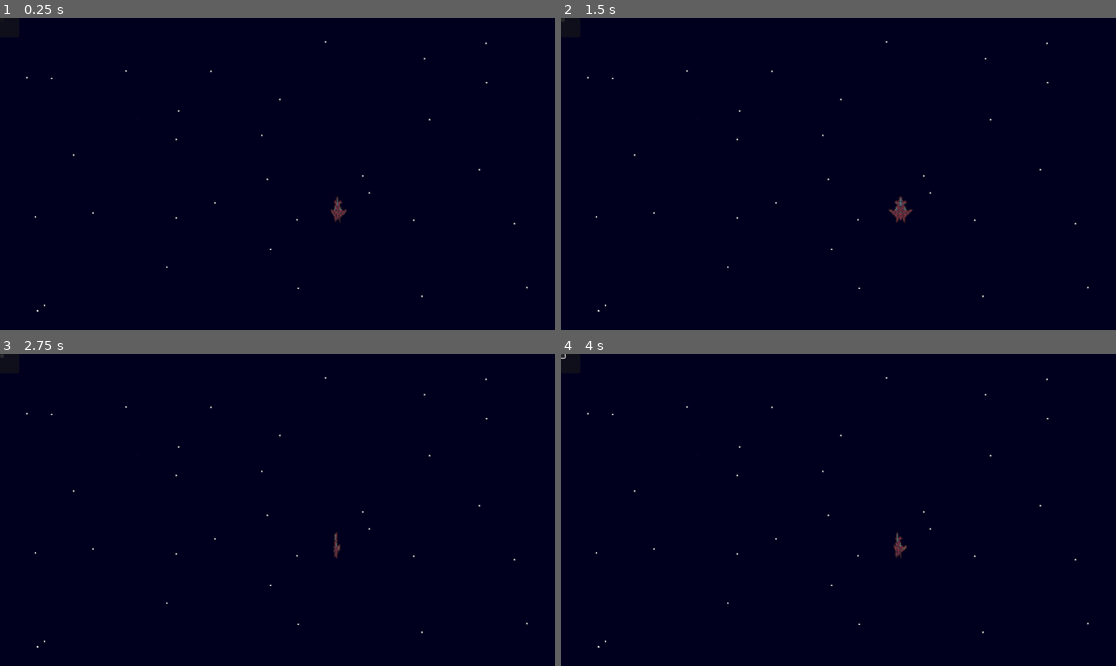
Above: before the commit, frames 1-4 (two rows, left to right).
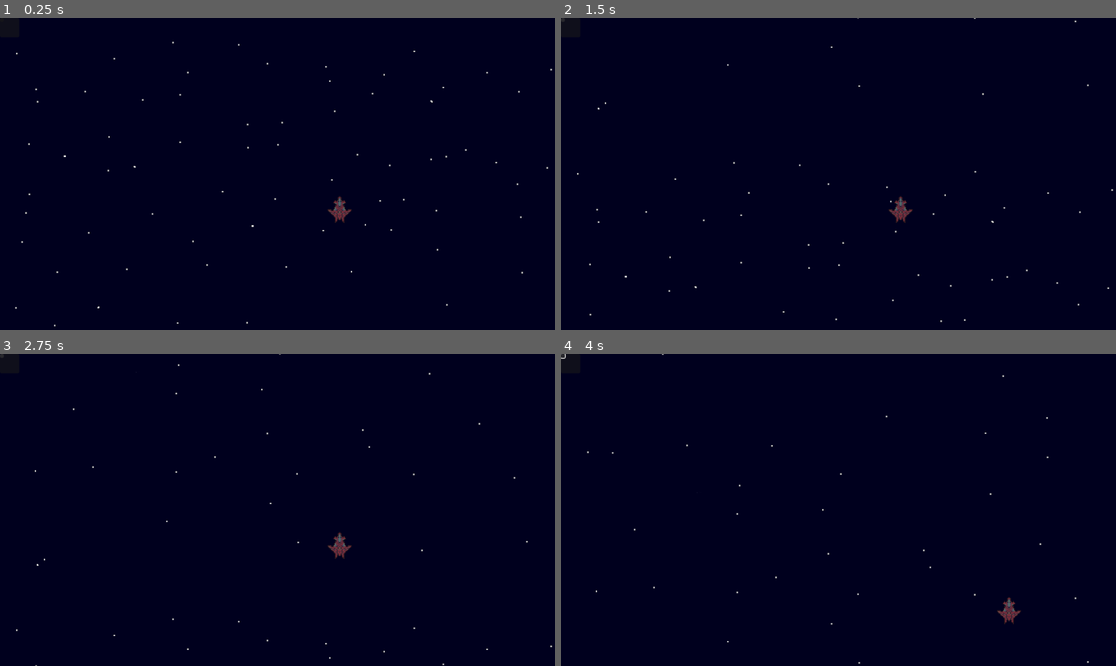
Above: after the commit, the same moments.

Repository: TheWiredGodAlt/Delta_X
Game: Godot game, scene res://scenes/main.tscn
The game is run twice, just before and just after one commit, with the same random seed, the same clock (stepped at 60 frames per second) and the same inputs.
Inputs (mouse positions are in pixels of both pictures, inside the frame that each line leads up to):
- Up to frame 1 (0.25 s): no input
- Up to frame 2 (1.5 s): click (561, 21) at 0.5 s; click (561, 21) at 1.25 s
- Up to frame 3 (2.75 s): click (0, 357) at 2 s
- Up to frame 4 (4 s): hold Right (right, bound only after the commit) 2.78-3.53 s; tap Z (shoot, bound only after the commit) at 2.85, 3.6 s; hold Down (down, bound only after the commit) from 3.53 s (still down)

The runs differ from the first frame. In frame 1, 0.4% of the frame differs, in the area x 2-100%, y 7-99%; in frame 2, 0.2%; in frame 3, 0.3%; in frame 4, 0.4%, in the area x 4-96%, y 0-100%.
Error after the commit: Invalid access to property or key 'update_score' on a base object of type 'CanvasLayer'. (res://scenes/scripts/main.gd:11)

Commit message:
Basic coding (still need to improve this shit)

Diff:
--- a/project.godot
+++ b/project.godot
@@ -15,6 +15,42 @@
 config/features=PackedStringArray("4.6", "Forward Plus")
 config/icon="res://icon.svg"
 
+[autoload]
+
+GameManager="*uid://dr4xof63yax56"
+
+[input]
+
+idle={
+"deadzone": 0.2,
+"events": [null]
+}
+right={
+"deadzone": 0.2,
+"events": [Object(InputEventKey,"resource_local_to_scene":false,"resource_name":"","device":-1,"window_id":0,"alt_pressed":false,"shift_pressed":false,"ctrl_pressed":false,"meta_pressed":false,"pressed":false,"keycode":0,"physical_keycode":4194321,"key_label":0,"unicode":0,"location":0,"echo":false,"script":null)
+]
+}
+left={
+"deadzone": 0.2,
+"events": [Object(InputEventKey,"resource_local_to_scene":false,"resource_name":"","device":-1,"window_id":0,"alt_pressed":false,"shift_pressed":false,"ctrl_pressed":false,"meta_pressed":false,"pressed":false,"keycode":0,"physical_keycode":4194319,"key_label":0,"unicode":0,"location":0,"echo":false,"script":null)
+]
+}
+up={
+"deadzone": 0.2,
+"events": [Object(InputEventKey,"resource_local_to_scene":false,"resource_name":"","device":-1,"window_id":0,"alt_pressed":false,"shift_pressed":false,"ctrl_pressed":false,"meta_pressed":false,"pressed":false,"keycode":0,"physical_keycode":4194320,"key_label":0,"unicode":0,"location":0,"echo":false,"script":null)
+]
+}
+down={
+"deadzone": 0.2,
+"events": [Object(InputEventKey,"resource_local_to_scene":false,"resource_name":"","device":-1,"window_id":0,"alt_pressed":false,"shift_pressed":false,"ctrl_pressed":false,"meta_pressed":false,"pressed":false,"keycode":0,"physical_keycode":4194322,"key_label":0,"unicode":0,"location":0,"echo":false,"script":null)
+]
+}
+shoot={
+"deadzone": 0.2,
+"events": [Object(InputEventKey,"resource_local_to_scene":false,"resource_name":"","device":-1,"window_id":0,"alt_pressed":false,"shift_pressed":false,"ctrl_pressed":false,"meta_pressed":false,"pressed":false,"keycode":0,"physical_keycode":90,"key_label":0,"unicode":122,"location":0,"echo":false,"script":null)
+]
+}
+
 [physics]
 
 3d/physics_engine="Jolt Physics"
--- a/scenes/background.tscn
+++ b/scenes/background.tscn
@@ -5,10 +5,10 @@
 
 [node name="Background" type="Node2D" unique_id=1429240756]
 
-[node name="Sprite2D" type="Sprite2D" parent="." unique_id=1687760311]
+[node name="bg1" type="Sprite2D" parent="." unique_id=1687760311]
 position = Vector2(575, 327)
 texture = ExtResource("1_bkp1e")
 
-[node name="Sprite2D2" type="Sprite2D" parent="." unique_id=1474960568]
+[node name="bg2" type="Sprite2D" parent="." unique_id=1474960568]
 position = Vector2(575, 327)
 texture = ExtResource("2_y0upk")
--- a/scenes/main.tscn
+++ b/scenes/main.tscn
@@ -1,11 +1,14 @@
 [gd_scene format=3 uid="uid://co5c7r0wwh5il"]
 
 [ext_resource type="PackedScene" uid="uid://dr2h8l15v6rsy" path="res://scenes/player.tscn" id="1_sugp2"]
+[ext_resource type="Script" uid="uid://djki1jh0jdi7d" path="res://scenes/scripts/main.gd" id="1_tbgi4"]
 [ext_resource type="PackedScene" uid="uid://b6vfhbxigjauo" path="res://scenes/background.tscn" id="2_jyhfs"]
 [ext_resource type="PackedScene" uid="uid://bn5exsjpafbef" path="res://scenes/enemy_manager.tscn" id="3_tbgi4"]
 [ext_resource type="PackedScene" uid="uid://7ckxfns4bbi7" path="res://scenes/ui.tscn" id="4_jyhfs"]
+[ext_resource type="Script" uid="uid://ciue31xl8g2it" path="res://scenes/scripts/background.gd" id="4_tefeu"]
 
 [node name="Main" type="Node2D" unique_id=49827474]
+script = ExtResource("1_tbgi4")
 
 [node name="Player" parent="." unique_id=1573831275 instance=ExtResource("1_sugp2")]
 top_level = true
@@ -16,6 +19,7 @@
 [node name="Background" parent="." unique_id=1429240756 instance=ExtResource("2_jyhfs")]
 show_behind_parent = true
 position = Vector2(38, 8)
+script = ExtResource("4_tefeu")
 
 [node name="EnemyManager" parent="." unique_id=1615149731 instance=ExtResource("3_tbgi4")]
 position = Vector2(131, 90)
--- a/scenes/player.tscn
+++ b/scenes/player.tscn
@@ -2,6 +2,10 @@
 
 [ext_resource type="Script" uid="uid://bvxq46hucr8cc" path="res://scenes/scripts/player.gd" id="1_g2els"]
 [ext_resource type="Texture2D" uid="uid://ci858weq2186c" path="res://assets/ship/nave1.png" id="2_qhqgy"]
+
+[sub_resource type="AtlasTexture" id="AtlasTexture_g2els"]
+atlas = ExtResource("2_qhqgy")
+region = Rect2(0, 0, 32, 32)
 
 [sub_resource type="AtlasTexture" id="AtlasTexture_dqkch"]
 atlas = ExtResource("2_qhqgy")
@@ -35,37 +39,110 @@
 atlas = ExtResource("2_qhqgy")
 region = Rect2(288, 0, 32, 32)
 
+[sub_resource type="AtlasTexture" id="AtlasTexture_qhqgy"]
+atlas = ExtResource("2_qhqgy")
+region = Rect2(64, 0, 32, 32)
+
+[sub_resource type="AtlasTexture" id="AtlasTexture_3v2ag"]
+atlas = ExtResource("2_qhqgy")
+region = Rect2(96, 0, 32, 32)
+
+[sub_resource type="AtlasTexture" id="AtlasTexture_jej6c"]
+atlas = ExtResource("2_qhqgy")
+region = Rect2(128, 0, 32, 32)
+
+[sub_resource type="AtlasTexture" id="AtlasTexture_f1ej7"]
+atlas = ExtResource("2_qhqgy")
+region = Rect2(160, 0, 32, 32)
+
+[sub_resource type="AtlasTexture" id="AtlasTexture_oprun"]
+atlas = ExtResource("2_qhqgy")
+region = Rect2(192, 0, 32, 32)
+
+[sub_resource type="AtlasTexture" id="AtlasTexture_a8ls1"]
+atlas = ExtResource("2_qhqgy")
+region = Rect2(224, 0, 32, 32)
+
+[sub_resource type="AtlasTexture" id="AtlasTexture_qfm1y"]
+atlas = ExtResource("2_qhqgy")
+region = Rect2(256, 0, 32, 32)
+
+[sub_resource type="AtlasTexture" id="AtlasTexture_fulsm"]
+atlas = ExtResource("2_qhqgy")
+region = Rect2(288, 0, 32, 32)
+
 [sub_resource type="SpriteFrames" id="SpriteFrames_3v2ag"]
 animations = [{
 "frames": [{
-"duration": 1.0,
+"duration": 0.5,
+"texture": SubResource("AtlasTexture_g2els")
+}],
+"loop": true,
+"name": &"idle",
+"speed": 5.0
+}, {
+"frames": [{
+"duration": 0.5,
 "texture": SubResource("AtlasTexture_dqkch")
 }, {
-"duration": 1.0,
+"duration": 0.5,
 "texture": SubResource("AtlasTexture_qlg0r")
 }, {
-"duration": 1.0,
+"duration": 0.5,
 "texture": SubResource("AtlasTexture_tuyoq")
 }, {
-"duration": 1.0,
+"duration": 0.5,
 "texture": SubResource("AtlasTexture_fjrip")
 }, {
-"duration": 1.0,
+"duration": 0.5,
 "texture": SubResource("AtlasTexture_smehm")
 }, {
-"duration": 1.0,
+"duration": 0.5,
 "texture": SubResource("AtlasTexture_ur7pv")
 }, {
-"duration": 1.0,
+"duration": 0.5,
 "texture": SubResource("AtlasTexture_y4r1p")
 }, {
-"duration": 1.0,
+"duration": 0.5,
 "texture": SubResource("AtlasTexture_d2wvv")
 }],
 "loop": true,
 "name": &"left",
 "speed": 5.0
+}, {
+"frames": [{
+"duration": 0.5,
+"texture": SubResource("AtlasTexture_qhqgy")
+}, {
+"duration": 0.5,
+"texture": SubResource("AtlasTexture_3v2ag")
+}, {
+"duration": 0.5,
+"texture": SubResource("AtlasTexture_jej6c")
+}, {
+"duration": 0.5,
+"texture": SubResource("AtlasTexture_f1ej7")
+}, {
+"duration": 0.5,
+"texture": SubResource("AtlasTexture_oprun")
+}, {
+"duration": 0.5,
+"texture": SubResource("AtlasTexture_a8ls1")
+}, {
+"duration": 0.5,
+"texture": SubResource("AtlasTexture_qfm1y")
+}, {
+"duration": 0.5,
+"texture": SubResource("AtlasTexture_fulsm")
+}],
+"loop": true,
+"name": &"right",
+"speed": 5.0
 }]
+
+[sub_resource type="CapsuleShape2D" id="CapsuleShape2D_g2els"]
+radius = 7.05
+height = 30.1
 
 [node name="Player" type="Area2D" unique_id=249086131]
 script = ExtResource("1_g2els")
@@ -73,13 +150,18 @@
 [node name="AnimatedSprite2D" type="AnimatedSprite2D" parent="." unique_id=1216355740]
 texture_filter = 1
 sprite_frames = SubResource("SpriteFrames_3v2ag")
-animation = &"left"
+animation = &"right"
 autoplay = "left"
-frame_progress = 0.93253124
+frame_progress = 0.70477515
 flip_h = true
 
 [node name="CollisionShape2D" type="CollisionShape2D" parent="." unique_id=119483052]
+position = Vector2(-0.05, 1.19)
+shape = SubResource("CapsuleShape2D_g2els")
 
 [node name="GunPoint" type="Marker2D" parent="." unique_id=172554438]
+position = Vector2(0, -12)
 
 [node name="FireTimer" type="Timer" parent="." unique_id=925753487]
+
+[connection signal="timeout" from="FireTimer" to="." method="_on_fire_timer_timeout"]
--- /dev/null
+++ b/scenes/scripts/background.gd
@@ -0,0 +1,39 @@
+extends Node2D
+
+#@export deixa essa variavel visivel e exposta pra que vc possa editar ela
+#sem ter de mexer no codigo
+@export var scroll_speed: float=200.0
+#Declara essas variaveis antes do codigo ser carregado
+@onready var bg_1:Sprite2D=$bg1
+@onready var bg_2:Sprite2D=$bg2
+
+var texture_height:float=0.0
+# Called when the node enters the scene tree for the first time.
+func _ready() -> void:
+	#Basicamente um calculo para que toda vez que a funcao for chamada
+	#A segunda imagem seja colocada exatamente acima dela
+	if bg_1.texture !=null:
+		texture_height=float (bg_1.texture.get_height())
+	bg_2.position.y=bg_1.position.y-texture_height
+
+# Called every frame. 'delta' is the elapsed time since the previous frame.
+#valor de delta= segundos passados desde o ultimo frame
+func _process(delta: float) -> void:
+	#executa essa funcao durante toda a execucao do codigo
+	_scroll(delta)
+
+func _scroll(delta:float)->void:
+	#Logica para que os sprites descam
+	bg_1.position.y+=scroll_speed*delta
+	bg_2.position.y+=scroll_speed*delta
+
+	# Logica para pegar o tamanho da tela
+	var screen_h:float=get_viewport().get_visible_rect().size.y
+	#Logica que teleporta cada uma das duas imagens para o topo quando
+	#ela chega ao final, no caso se divide por 0.5 para que a imagem sempre se repita antes de acabar
+	#propriamente
+	if bg_1.position.y>=screen_h+texture_height*0.5:
+		bg_1.position.y=bg_2.position.y-texture_height
+	#logica da imagem 2
+	if bg_2.position.y>=screen_h+texture_height*0.5:
+		bg_2.position.y=bg_1.position.y-texture_height
--- /dev/null
+++ b/scenes/scripts/game_manager.gd
@@ -0,0 +1,59 @@
+#Isso e uma singleton, basicamente um codigo que serve de gerente
+#Ele nao esta dentro do projeto visualmente(nao tem node), porem ele e usado pelo projeto
+#Por paramentro de seguranca e eficiencia, assim os nodes nao precisam ficar se alterando, ou se chamando.
+#Acredito que o node que mais vai usar do Game Manager e o "UI"
+extends Node
+#Signals that the UI node uses.
+#It's useful because it lets the UI node react to the state changes without the GameManager
+#Explicitly knowing anything about the UI node.
+signal score_changed(new_score: int)
+signal lives_changed(new_lives: int)
+signal game_over
+
+#Constants
+const  STARTING_SCORE: int=0
+const MAX_LIVES: int=6
+
+
+#Variables
+#To chamando as vidas e o score das constantes
+#Vamos usar essa coisa aqui pra poder comecar de um ponto.
+var score: int=STARTING_SCORE
+var lives: int=MAX_LIVES
+
+#Variavel booleana para quando o numero de vidas for menor que zero
+var is_game_over:bool=false
+
+# Called when the node enters the scene tree for the first time.
+func _ready() -> void:
+	reset()
+
+func reset()->void:
+	#Funcao que reseta todos os status pro default
+	score=STARTING_SCORE
+	lives=MAX_LIVES
+	is_game_over=false
+
+func add_score(points:int)->void:
+	#Nome auto explicativo
+	score+=points
+	#emit_signal basicamente atira o sinal,emite ele.
+	#toda funcao neste conectada seraa ativada
+	emit_signal("score_changed",score)
+
+func lose_life()->void:
+	lives-=1
+	emit_signal("lives_changed",lives)
+	if lives<0:
+		is_game_over=true
+		emit_signal("game_over")
+
+#Getter functions
+#Boa pratica na programacao, a funcao aqui
+#acaba sendo nao deixar que scripts de fora modificarem os estados diretamente
+#Ou as variaveis num geral
+func get_score()->int:
+	return score
+
+func get_lives()->int:
+	return lives
--- /dev/null
+++ b/scenes/scripts/main.gd
@@ -0,0 +1,30 @@
+extends Node2D
+#O @onready ta sendo usado pra carregar a funcao _reaady antes de declarar a variavel
+#Sem isso a declaracao ocorreria sem os child nodes respectivos gerando um codigo potencialmente defeituoso.
+@onready var player: Area2D=$Player
+@onready var enemy_manager: Node2D=$EnemyManager
+@onready var ui: CanvasLayer=$UI
+@onready var bg: Node2D=$Background
+
+# Called when the node enters the scene tree for the first time.
+func _ready() -> void:
+	GameManager.score_changed.connect(ui.update_score)
+	GameManager.lives_changed.connect(ui.update_lives)
+	GameManager.game_over.connect(_on_game_over)
+	GameManager.reset()
+
+	ui.update_score(GameManager.get_score())
+	ui.update_lives(GameManager.get_lives())
+
+func _on_game_over()->void:
+
+	#Funcao que e chamada quando o Game Manager emite o sinal do game over
+	enemy_manager.stop_spawning() #Inimigos param de spawnar
+	ui.show_game_over() #Tela de game over e mostrada
+
+	#A funcao abaixo esta chamando o objeto "SceneTree"
+	#Objeto principal usado pela engine pra manejar o projeto
+	#o comando abaixo faz com que todos os itens _process(
+	#e _physics_process() parem
+	get_tree().paused=true
+	pass # Replace with function body.
--- a/scenes/scripts/player.gd
+++ b/scenes/scripts/player.gd
@@ -1 +1,106 @@
-extends CharacterBody2D
+extends Area2D
+#Estamos usando Area2d por que o player nao tem
+#colisao ativa propriamente. Logo sua colisao nao muda nada nos objetos do jogo
+@export var speed:int=300
+@export var bullet_scene:PackedScene
+@export var shot_rate:float=0.15
+
+#Carregando antes de iniciar a execucao do codigo completo
+@onready var sprite:AnimatedSprite2D=$AnimatedSprite2D
+@onready var collision:CollisionShape2D=$CollisionShape2D
+@onready var gun:Marker2D=$GunPoint
+@onready var fire_timer:Timer=$FireTimer
+
+#Estados default
+var can_shot:bool=true
+var is_dead:bool=false
+#Declara uma variavel que tem os valores de vector 2
+#Logo tudo que se faz nela tem efeito nos vetores
+var screen_size:Vector2
+
+func _ready() -> void:
+	#Adiciona esse node ao grupo player (oque quer que isso signifique
+	add_to_group("player")
+	#Oque caralhos essa porra aqui faz????
+	screen_size=get_viewport().get_visible_rect().size
+	#Configuracao da logica do firetimer
+	fire_timer.wait_time=shot_rate
+	fire_timer.one_shot=false
+	fire_timer.timeout.connect(_on_fire_timer_timeout)
+
+	area_entered.connect(_on_area_entered)
+	sprite.play("idle")
+
+func _process(delta: float) -> void:
+	if is_dead:
+		return
+	_movement(delta)
+	_shooting()
+#codigo de movimento do player
+func _movement(delta:float)->void:
+	var direction:Vector2=Vector2.ZERO
+	if Input.is_action_pressed("left"):
+		direction.x-=1.0
+	if Input.is_action_pressed("right"):
+		direction.x+=1.0
+	if Input.is_action_pressed("up"):
+		direction.y-=1.0
+	if Input.is_action_pressed("down"):
+		direction.y+=1.0
+	if direction.length()>0.0:
+		direction=direction.normalized()
+	position+=direction*speed*delta
+	#a funcao clamp previne o player de sair da tela (sem que tenhamos que usar colisao)
+	position.x=clamp(position.x,0.0,screen_size.x)
+	position.y=clamp(position.y,0.0,screen_size.y)
+	if direction.x<0.0:
+		sprite.play("left")
+	elif direction.x >0.0:
+		sprite.play("right")
+	else:
+		sprite.play("idle")
+
+func _shooting()->void:
+	if Input.is_action_just_pressed("shoot") and can_shot:
+		_fire()
+		can_shot=false
+		fire_timer.start()
+
+func _fire()->void:
+	if bullet_scene==null:
+		#Por que essa buceta maldita cabeluda de merda ta aqui???
+		push_warning("You don't have a bullet scene")
+		return
+		#nao entendi porra nenhuma do que ta aqui, olha essa merda dps
+	var bullet:Node2D=bullet_scene.instantiate()
+	get_tree().current_scene.add_child(bullet)
+	#De novo, mais uma que nao tenho ideia do que ta fazendo nessa merda olha isso
+	bullet.global_position=gun.global_position
+
+#Timer do tiro do player
+func _on_fire_timer_timeout() -> void:
+	can_shot=true
+
+func _on_area_entered(area:Area2D)->void:
+	if area.is_in_group("enemy_bullets") or area.is_in_group("enemies"):
+		take_damage()
+
+func take_damage()->void:
+	if is_dead:
+		return
+	is_dead=true
+	collision.set_deferred("disabled",true)
+	sprite.play("death")
+	GameManager.lose_life()
+	await get_tree().create_timer(1.5).timeout
+
+	if not GameManager.is_game_over:
+		_respawn()
+	else:
+		queue_free()
+func _respawn()->void:
+	is_dead=false
+	position=Vector2(screen_size.x*0.5,screen_size.y-100.0)
+
+	collision.set_deferred("disabled",false)
+	sprite.play("idle")
Not shown, added: scenes/scripts/background.gd.uid
Not shown, added: scenes/scripts/game_manager.gd.uid
Not shown, added: scenes/scripts/main.gd.uid
